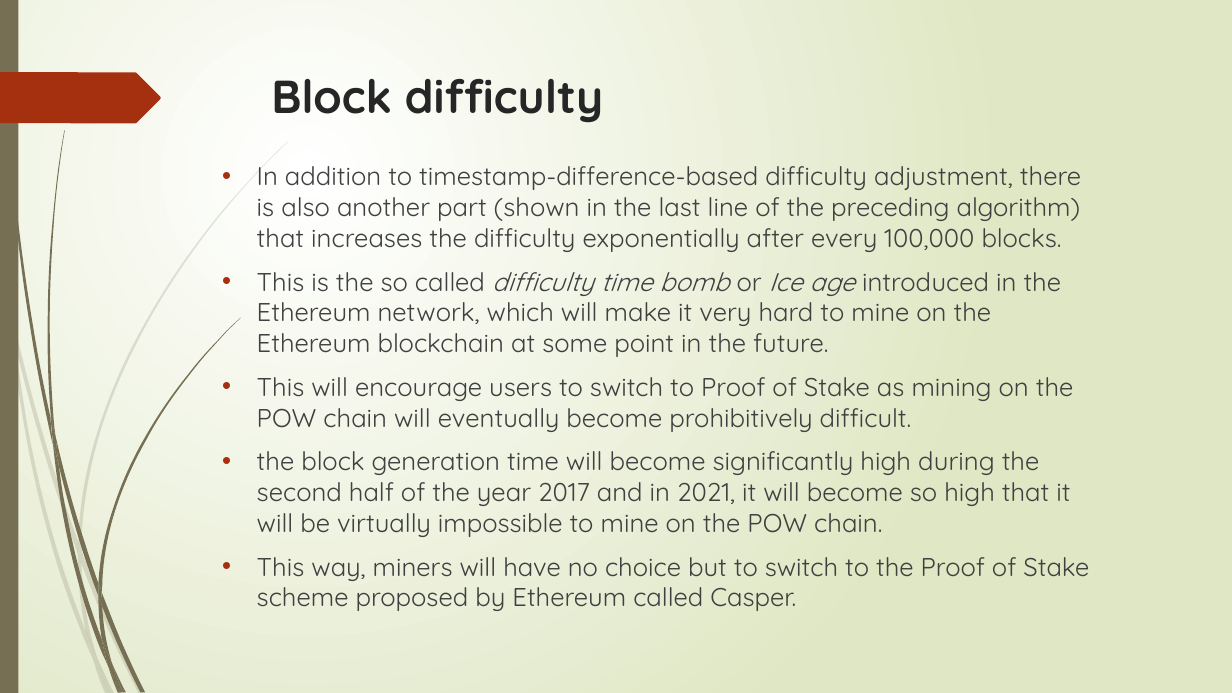
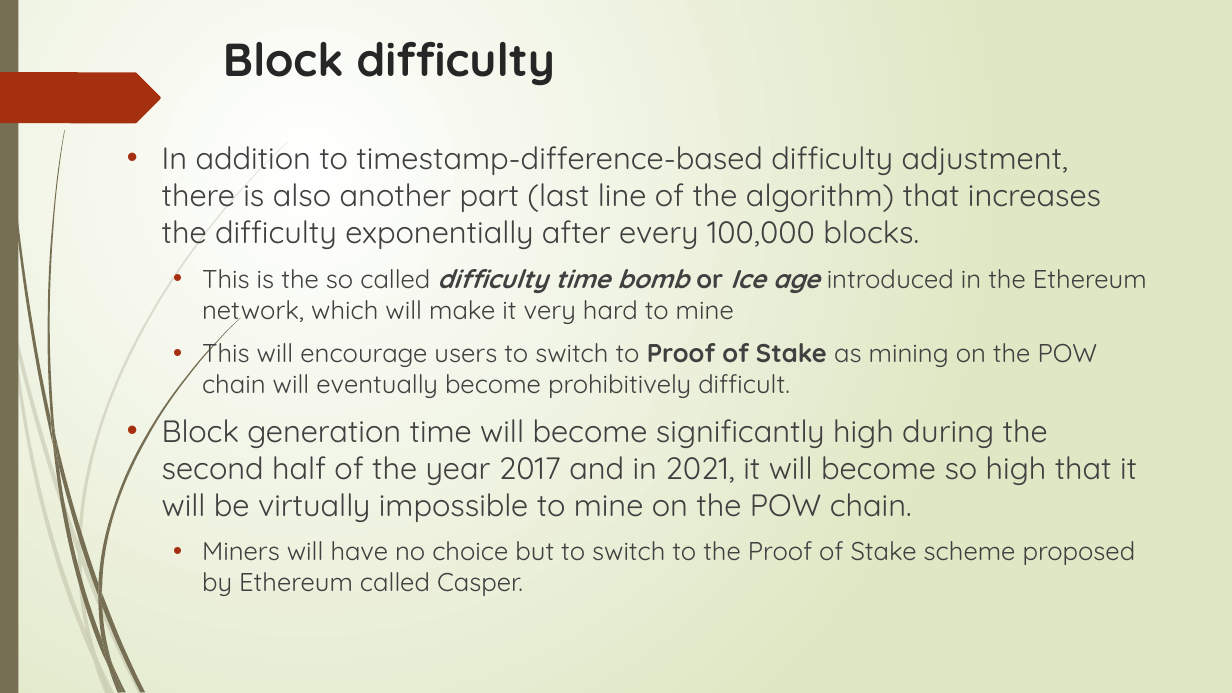
Before and after one commit to sanjayshimoga/nmit-blockchain-DApps, a slide deck: slide 111 of Ethereum 101.pptx (slide 110 before the commit). Drawn at 1232x693 pixels with LibreOffice and Linux fonts; fonts in the diff are those of the drawing. Boxes give left, top, right and bottom in pixels: in the first picture for what was removed or moved away, otherwise in the second. Text is boxed around its words. In the diff, an @@ line names an element or a change of style, - is before the commit and + after.

```diff
--- a/Ethereum 101.pptx
+++ b/Ethereum 101.pptx
@@ title "Block difficulty": place and size @@
-title "Block difficulty" at [271, 79, 603, 123]
+title "Block difficulty" at [223, 42, 555, 86]
@@ text "In addition to timestamp-difference-based difficulty ...": place and size @@
-text "In addition to timestamp-difference-based difficulty ..." at [257, 166, 1089, 611]
+text "In addition to timestamp-difference-based difficulty ..." at [162, 146, 1147, 596]
@@ text at [162, 146, 1147, 326]: text changed; size 20 to 24 pt @@
-• In addition to timestamp-difference-based difficulty adjustment, there is also another part (shown in the last line of the preceding algorithm) that increases the difficulty exponentially after every 100,000 blocks.
-• This is the so called difficulty time bomb or Ice age introduced in the Ethereum network, which will make it very hard to mine on the Ethereum blockchain at some point in the future.
+• In addition to timestamp-difference-based difficulty adjustment, there is also another part (last line of the algorithm) that increases the difficulty exponentially after every 100,000 blocks.
+  • This is the so called difficulty time bomb or Ice age introduced in the Ethereum network, which will make it very hard to mine
@@ text at [202, 335, 1098, 398]: bold on in "Proof of Stake"; list level 1 to 2 in "This will encourage users to ..." @@
@@ text at [162, 410, 1137, 596]: text changed; size 20 to 24 pt @@
-• the block generation time will become significantly high during the second half of the year 2017 and in 2021, it will become so high that it will be virtually impossible to mine on the POW chain.
-• This way, miners will have no choice but to switch to the Proof of Stake scheme proposed by Ethereum called Casper.
+• Block generation time will become significantly high during the second half of the year 2017 and in 2021, it will become so high that it will be virtually impossible to mine on the POW chain.
+  • Miners will have no choice but to switch to the Proof of Stake scheme proposed by Ethereum called Casper.
```
Also in this commit, not shown: 38 other slides changed, 15 slides added.
